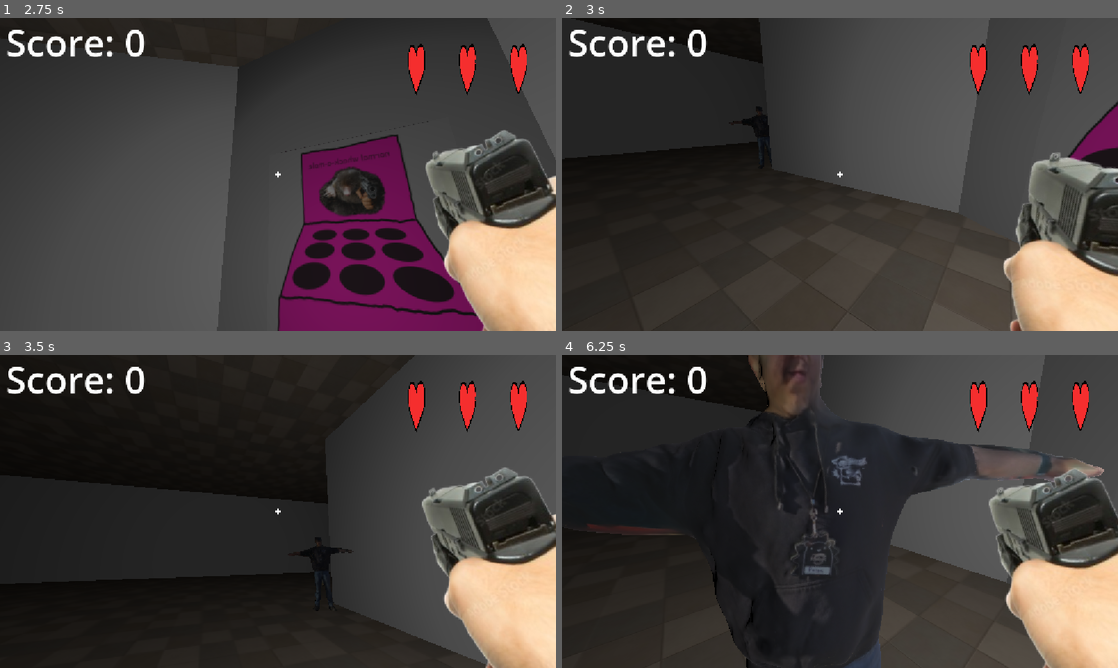
Above: before the commit, frames 1-4 (two rows, left to right).
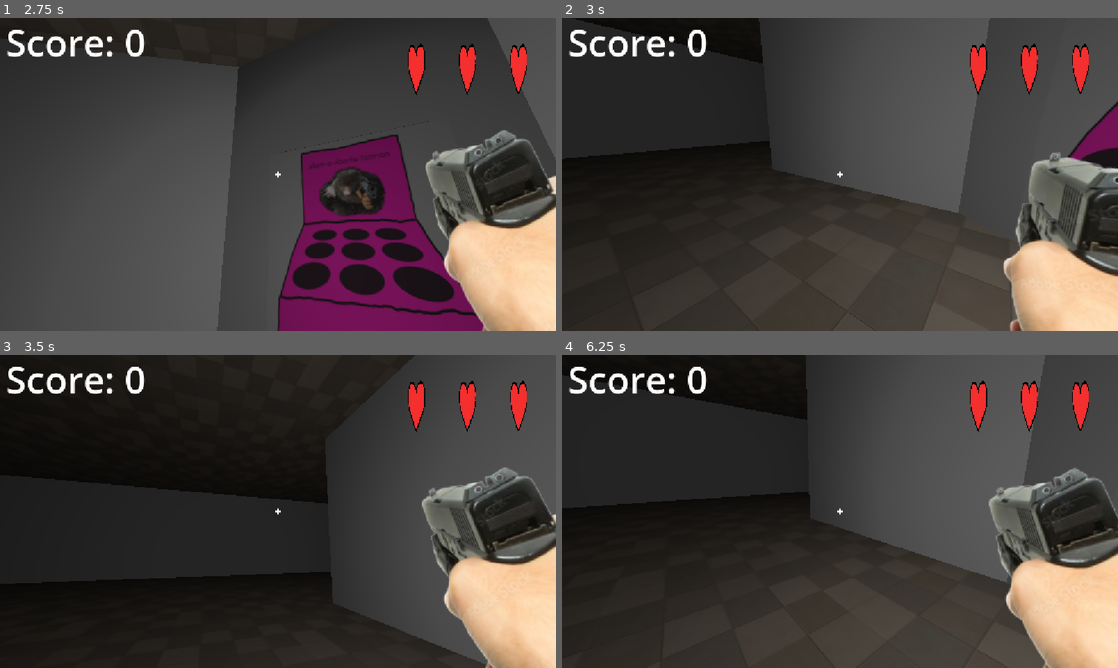
Above: after the commit, the same moments.

Repository: DaneyLmao/fight-a-mole
Game: Godot game, scene res://sprite_2d.tscn
Two runs of this game, one before a commit and one after it. Both use one fixed random seed, a clock stepped at 60 frames per second and the inputs below.
Inputs (mouse positions are in pixels of both pictures, inside the frame that each line leads up to):
- Up to frame 1 (2.75 s): tap Enter (ui_accept) at 0.5 s; move the mouse to (400, 158) at 0.52 s; hold Right (ui_right) 0.53-1.25 s; tap A (a) at 0.6 s; click (400, 158) at 0.67 s; tap Space (jump) at 0.77 s; tap D (d) at 0.8 s; drag from (166, 190) to (250, 237) at 1.27 s; move the mouse to (333, 105) at 2.02 s; press the mouse at (333, 105) at 2.03 s; hold Right (ui_right) from 2.03 s (still down); tap S (s) at 2.1 s
- Up to frame 2 (3 s): release Right (ui_right) at 2.75 s; release the mouse at (895, 105) at 2.75 s; drag from (812, 237) to (673, 127) at 2.77 s
- Up to frame 3 (3.5 s): no input
- Up to frame 4 (6.25 s): move the mouse to (1006, 558) at 3.52 s; hold Left (ui_left) 3.53-4.25 s; tap W (w) at 3.6 s; tap Space (jump) at 3.77 s; tap A (a) at 3.8 s; drag from (673, 464) to (756, 433) at 4.27 s; move the mouse to (867, 511) at 5.02 s; hold Down 5.03-5.75 s; tap D (d) at 5.1 s; click (867, 511) at 5.17 s; tap S (s) at 5.3 s; drag from (756, 433) to (728, 527) at 5.77 s

Frame 1 is identical in both runs. In frame 2, 0.1% of the frame differs, in the area x 30-37%, y 28-46%; in frame 3, 0.1%; in frame 4, 15%, in the area x 4-98%, y 0-100%.

Commit message:
fixed 2d scene 1.0

Diff:
--- a/3D.tscn
+++ b/3D.tscn
@@ -31,9 +31,7 @@
 
 [sub_resource type="CapsuleShape3D" id="CapsuleShape3D_pm6lt"]
 radius = 0.67285156
-height = 4.8581924
-
-[sub_resource type="ShaderMaterial" id="ShaderMaterial_d2l6o"]
+height = 4.1467285
 
 [node name="Node" type="Node" unique_id=1214921645]
 
@@ -201,7 +199,7 @@
 
 [node name="Player" type="Node3D" parent="." unique_id=1621682166]
 
-[node name="CharacterBody3D" type="CharacterBody3D" parent="Player" unique_id=44594975 groups=["player"]]
+[node name="CharacterBody3D" type="CharacterBody3D" parent="Player" unique_id=44594975]
 transform = Transform3D(1, 0, 0, 0, 1, 0, 0, 0, 1, -18.221, 2.8969283, -14.566)
 script = ExtResource("3_jkk2y")
 
@@ -237,15 +235,10 @@
 transform = Transform3D(4, 0, 0, 0, 3.994518, 0.20934384, 0, -0.20934384, 3.994518, 0, 0, 0)
 
 [node name="CollisionShape3D" type="CollisionShape3D" parent="CharacterBody3D" unique_id=1109406893]
-transform = Transform3D(0.819, 0, 0, 0, 0.81, 0, 0, 0, 0.816, -0.105648935, 2.0477948, 0.23553908)
+transform = Transform3D(0.819, 0, 0, 0, 0.81, 0, 0, 0, 0.816, -0.105648935, 1.6610703, 0.23553908)
 shape = SubResource("CapsuleShape3D_pm6lt")
 
 [node name="RayCast3D" type="RayCast3D" parent="CharacterBody3D" unique_id=1537555555]
-
-[node name="Paya Bossman Hitbox" type="CSGBox3D" parent="CharacterBody3D" unique_id=1083480524]
-transform = Transform3D(4, 0, 0, 0, 3.994518, 0.20934384, 0, -0.20934384, 3.994518, -0.10952824, 1.8150265, 0.20364177)
-size = Vector3(0.20880127, 0.88597107, 0.175354)
-material = SubResource("ShaderMaterial_d2l6o")
 
 [node name="CanvasLayer" type="CanvasLayer" parent="." unique_id=1858504505]
 
--- a/goodaim.gd
+++ b/goodaim.gd
@@ -22,5 +22,4 @@
 
 	if result:
 		var hit_object = result.collider
-		if hit_object is CSGBox3D:
-			print("my beautiful boy just shot his load on the ", hit_object.name,)
+		print("my beautiful boy just shot his load on the ", hit_object.name)
--- /dev/null
+++ b/invisible.gdshader
@@ -0,0 +1,22 @@
+shader_type spatial;
+render_mode blend_mix, depth_prepass_alpha;
+
+uniform vec4 albedo_color : source_color = vec4(0.2, 0.6, 1.0, 1.0);
+uniform float reveal_radius = 3.0;
+uniform float edge_softness = 1.0;
+global uniform vec3 player_pos; // Set in Project Settings -> Globals
+
+varying vec3 world_pos;
+
+void vertex() {
+	world_pos = (MODEL_MATRIX * vec4(VERTEX, 1.0)).xyz;
+}
+
+void fragment() {
+	float dist = distance(player_pos, world_pos);
+	// Fade alpha based on distance to player
+	float alpha = 1.0 - smoothstep(reveal_radius - edge_softness, reveal_radius, dist);
+
+	ALBEDO = albedo_color.rgb;
+	ALPHA = alpha * albedo_color.a;
+}
--- a/sprite_2d.tscn
+++ b/sprite_2d.tscn
@@ -199,7 +199,7 @@
 
 [node name="Player" type="Node3D" parent="." unique_id=1621682166]
 
-[node name="CharacterBody3D" type="CharacterBody3D" parent="Player" unique_id=44594975 groups=["player"]]
+[node name="CharacterBody3D" type="CharacterBody3D" parent="Player" unique_id=44594975]
 transform = Transform3D(1, 0, 0, 0, 1, 0, 0, 0, 1, -18.221, 2.8969283, -14.566)
 script = ExtResource("3_hltx7")
 
Not shown, added: invisible.gdshader.uid
